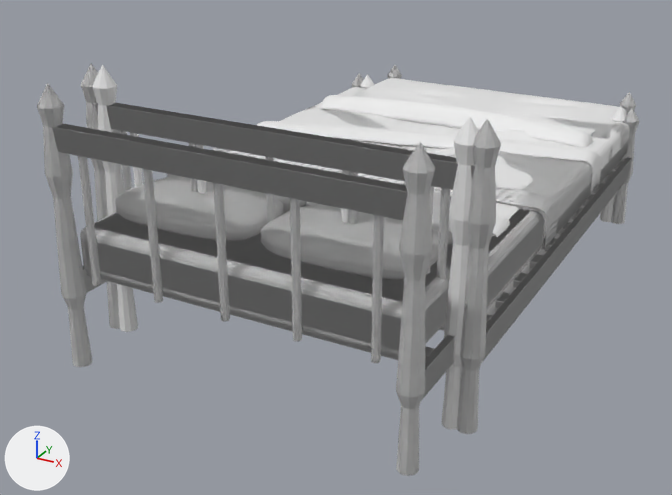
A saved change to the Blender file art/blender/bedding.blend.
Before and after are seen from a 50 mm lens placed at (1.52, -3.3, 1.68), pointed at (-0.14, -0.29, 0.17). The lights are fixed; the arrows at lower left show +X, +Y and +Z. The picture after the commit comes second.

Before the edit, the objects in view are built like this:
```python
ob_authoredframe_003 = bpy.data.objects.new('AuthoredFrame.003', me_authoredframe_003)
ob_authoredframe_003.parent = ob_bed_135_260_thrown
ob_authoredframe_003.location = (0.0, 0.0, 0.0)
ob_drapedblanket_003 = bpy.data.objects.new('DrapedBlanket.003', me_drapedblanket_003)
ob_drapedblanket_003.parent = ob_bed_135_260_thrown
ob_drapedblanket_003.location = (0.0, 0.0, 0.0)
ob_mattressslat_038 = bpy.data.objects.new('MattressSlat.038', me_cube_042)
ob_mattressslat_038.parent = ob_bed_135_260_thrown
ob_mattressslat_038.location = (0.0, 0.0, 0.316)
ob_mattressslat_040 = bpy.data.objects.new('MattressSlat.040', me_cube_044)
ob_mattressslat_040.parent = ob_bed_135_260_thrown
ob_mattressslat_040.location = (0.0, -0.456, 0.316)
ob_mattressslat_043 = bpy.data.objects.new('MattressSlat.043', me_cube_047)
ob_mattressslat_043.parent = ob_bed_135_260_thrown
ob_mattressslat_043.location = (0.0, -1.14, 0.316)
ob_puffedpillow_003 = bpy.data.objects.new('PuffedPillow.003', me_puffedpillow_003)
ob_puffedpillow_003.parent = ob_bed_135_260
ob_puffedpillow_003.location = (0.0, 0.0, 0.0)
ob_puffedpillow_006 = bpy.data.objects.new('PuffedPillow.006', me_puffedpillow_006)
ob_puffedpillow_006.parent = ob_bed_135_260_thrown
ob_puffedpillow_006.location = (0.0, 0.0, 0.0)
ob_tickingmattress_003 = bpy.data.objects.new('TickingMattress.003', me_cube_048)
ob_tickingmattress_003.parent = ob_bed_135_260_thrown
ob_tickingmattress_003.location = (0.0, 0.0, 0.415)
ob_turnback_003 = bpy.data.objects.new('Turnback.003', me_turnback_003)
ob_turnback_003.parent = ob_bed_135_260_thrown
ob_turnback_003.location = (0.0, 0.0, 0.0)
# also in view: 'DrapedBlanket.004' at (0.0, 0.43, 0.45); 'AuthoredFrame.005' at (0.0, 0.0, 0.5); 'DrapedBlanket.005' at (0.0, 0.29, 0.45); 'Turnback.005' at (0.0, -0.28, 0.45); 'AuthoredFrame' at (0.0, 0.0, 0.5)
```
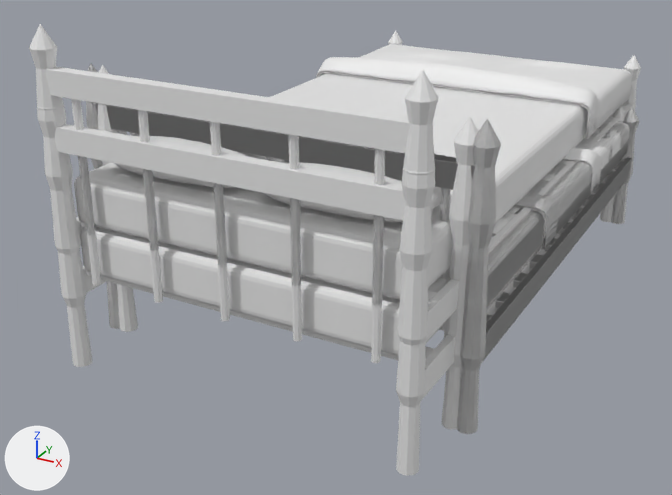
Where the newer file only moved an object's origin or applied its transform, the numbers keep the older frame.

The change, as a diff of the scene's bpy script:
```diff
--- a/art/blender/bedding.blend.py
+++ b/art/blender/bedding.blend.py
@@ me_authoredframe_003 @@
 # used by ob_authoredframe_003; parent = ob_bed_135_260_thrown; location = (0.0, 0.0, 0.0)
-me_authoredframe_003.from_pydata(...)  # 3842 vertices, 4296 faces; spans x -0.67..0.67, y -1.29..1.29, z 0.0..0.99
+me_authoredframe_003.from_pydata(...)  # 3842 vertices, 4296 faces; spans x -0.67..0.67, y -1.29..1.29, z 0.0..1.17
+# me_authoredframe_003 part 1: the loose piece of 194 vertices spanning x -0.53..-0.5, y -1.26..-1.24, z 0.33..0.78 is moved by (0.0, 0.0, 0.18)
+# me_authoredframe_003 part 2: the loose piece of 194 vertices spanning x -0.27..-0.24, y -1.26..-1.24, z 0.33..0.78 is moved by (0.0, 0.0, 0.18)
+# me_authoredframe_003 part 3: the loose piece of 194 vertices spanning x -0.01..0.01, y -1.26..-1.24, z 0.33..0.78 is moved by (0.0, 0.0, 0.18)
+# me_authoredframe_003 part 4: the loose piece of 194 vertices spanning x 0.24..0.27, y -1.26..-1.24, z 0.33..0.78 is moved by (0.0, 0.0, 0.18)
+# me_authoredframe_003 part 5: the loose piece of 194 vertices spanning x 0.5..0.53, y -1.26..-1.24, z 0.33..0.78 is moved by (0.0, 0.0, 0.18)
+# me_authoredframe_003 part 6: the loose piece of 96 vertices spanning x -0.66..-0.63, y -1.25..1.25, z 0.24..0.33 is moved by (0.0, 0.0, 0.18)
+# me_authoredframe_003 part 7: the loose piece of 96 vertices spanning x 0.63..0.66, y -1.25..1.25, z 0.24..0.33 is moved by (0.0, 0.0, 0.18)
+# me_authoredframe_003 part 8: the loose piece of 96 vertices spanning x -0.62..0.62, y -1.27..-1.23, z 0.78..0.86 is moved by (0.0, 0.0, 0.18)
+# me_authoredframe_003 part 9: 521 of the vertices in x -0.67..-0.58, y 1.21..1.29, z 0.2..0.56 are moved by (0.0, 0.0, 0.18)
+# me_authoredframe_003 part 10: 521 of the vertices in x 0.58..0.67, y 1.21..1.29, z 0.2..0.56 are moved by (0.0, 0.0, 0.18)
+# me_authoredframe_003 part 11: 401 of the vertices in x -0.67..-0.58, y -1.29..-1.21, z 0.62..0.99 are moved by (0.0, 0.0, 0.18)
+# me_authoredframe_003 part 12: 80 of the vertices in x -0.67..-0.58, y -1.29..-1.21, z 0.22..0.27 are moved by (0.0, 0.0, 0.18)
+# me_authoredframe_003 part 13: 401 of the vertices in x 0.58..0.67, y -1.29..-1.21, z 0.62..0.99 are moved by (0.0, 0.0, 0.18)
+# me_authoredframe_003 part 14: 80 of the vertices in x 0.58..0.67, y -1.29..-1.21, z 0.22..0.27 are moved by (0.0, 0.0, 0.18)
+# other edits to the shape of me_authoredframe_003 do not show in these pictures
 me_authoredframe_003.materials.append(mat_frame)
@@ ob_mattressslat_038 @@
 ob_mattressslat_038.parent = ob_bed_135_260_thrown
-ob_mattressslat_038.location = (0.0, 0.0, 0.316)
+ob_mattressslat_038.location = (0.0, 0.0, 0.496)
@@ ob_mattressslat_040 @@
 ob_mattressslat_040.parent = ob_bed_135_260_thrown
-ob_mattressslat_040.location = (0.0, -0.456, 0.316)
+ob_mattressslat_040.location = (0.0, -0.456, 0.496)
@@ ob_mattressslat_043 @@
 ob_mattressslat_043.parent = ob_bed_135_260_thrown
-ob_mattressslat_043.location = (0.0, -1.14, 0.316)
+ob_mattressslat_043.location = (0.0, -1.14, 0.496)
@@ ob_tickingmattress_003 @@
 ob_tickingmattress_003.parent = ob_bed_135_260_thrown
-ob_tickingmattress_003.location = (0.0, 0.0, 0.415)
+ob_tickingmattress_003.location = (0.0, 0.0, 0.595)
@@ ob_drapedblanket_003 @@
 ob_drapedblanket_003.parent = ob_bed_135_260_thrown
-ob_drapedblanket_003.location = (0.0, 0.0, 0.0)
+ob_drapedblanket_003.location = (0.0, 0.0, 0.18)
@@ ob_turnback_003 @@
 ob_turnback_003.parent = ob_bed_135_260_thrown
-ob_turnback_003.location = (0.0, 0.0, 0.0)
+ob_turnback_003.location = (0.0, 0.0, 0.18)
@@ ob_puffedpillow_006 @@
 ob_puffedpillow_006.parent = ob_bed_135_260_thrown
-ob_puffedpillow_006.location = (0.0, 0.0, 0.0)
+ob_puffedpillow_006.location = (0.0, 0.0, 0.18)
@@ ob_puffedpillow_007 @@
 ob_puffedpillow_007.parent = ob_bed_135_260_thrown
-ob_puffedpillow_007.location = (0.0, 0.0, 0.0)
+ob_puffedpillow_007.location = (0.0, 0.0, 0.18)
```

Where the change shows, as pixel boxes [x1, y1, x2, y2] in the pictures (672 x 495 px; the box of a moved part takes in the faces that stretch with it):
'AuthoredFrame.003', reshaped (10% taller): before [37, 65, 636, 476]; after [29, 24, 641, 476]
'TickingMattress.003', moved: before [80, 81, 612, 356]; after [74, 49, 616, 299]
'Turnback.003', moved: before [319, 95, 593, 147]; after [317, 57, 599, 138]
'DrapedBlanket.003', moved: before [357, 78, 627, 135]; after [318, 44, 632, 140]
'PuffedPillow.006', moved: before [115, 176, 284, 242]; after [115, 134, 282, 188]
'PuffedPillow.007', moved (not visible before): after [265, 160, 441, 222]
'MattressSlat.043', moved (not visible before): after [80, 221, 437, 302]
'MattressSlat.040', moved (not visible before): after [503, 213, 517, 222]
'MattressSlat.038', moved (not visible before): after [541, 174, 556, 181]
part 1 of me_authoredframe_003, moved or reshaped: before [78, 156, 101, 286]; after [71, 99, 96, 235]
part 2 of me_authoredframe_003, moved or reshaped: before [143, 169, 163, 303]; after [138, 110, 159, 251]
part 3 of me_authoredframe_003, moved or reshaped: before [213, 183, 230, 321]; after [210, 122, 227, 268]
part 4 of me_authoredframe_003, moved or reshaped: before [290, 198, 302, 341]; after [289, 135, 301, 286]
part 5 of me_authoredframe_003, moved or reshaped: before [371, 215, 384, 363]; after [372, 149, 385, 306]
part 6 of me_authoredframe_003, moved or reshaped (mostly hidden): before [82, 265, 107, 292]; after [77, 217, 84, 241]
part 7 of me_authoredframe_003, moved or reshaped: before [421, 335, 455, 401]; after [425, 104, 634, 343]
part 8 of me_authoredframe_003, moved or reshaped: before [52, 124, 408, 220]; after [45, 67, 410, 153]
part 9 of me_authoredframe_003, moved or reshaped: before [387, 65, 402, 79]; after [388, 31, 403, 45]
part 10 of me_authoredframe_003, moved or reshaped: before [620, 92, 636, 112]; after [624, 55, 641, 111]
part 11 of me_authoredframe_003, moved or reshaped: before [37, 83, 73, 199]; after [29, 24, 66, 138]
part 12 of me_authoredframe_003, moved or reshaped: before [53, 196, 93, 367]; after [50, 187, 93, 367]
part 13 of me_authoredframe_003, moved or reshaped: before [400, 142, 435, 281]; after [401, 70, 438, 208]
part 14 of me_authoredframe_003, moved or reshaped: before [396, 277, 425, 476]; after [396, 267, 428, 476]
'AuthoredFrame.001', unchanged, uncovered by the edit: after [37, 104, 636, 407]
'TickingMattress.001', unchanged, uncovered by the edit: after [80, 226, 450, 356]
'PuffedPillow.003', unchanged, covered by the edit: before [260, 205, 439, 280]
'Turnback.004', unchanged, covered by the edit: before [257, 121, 602, 193]; after [563, 147, 602, 193]
